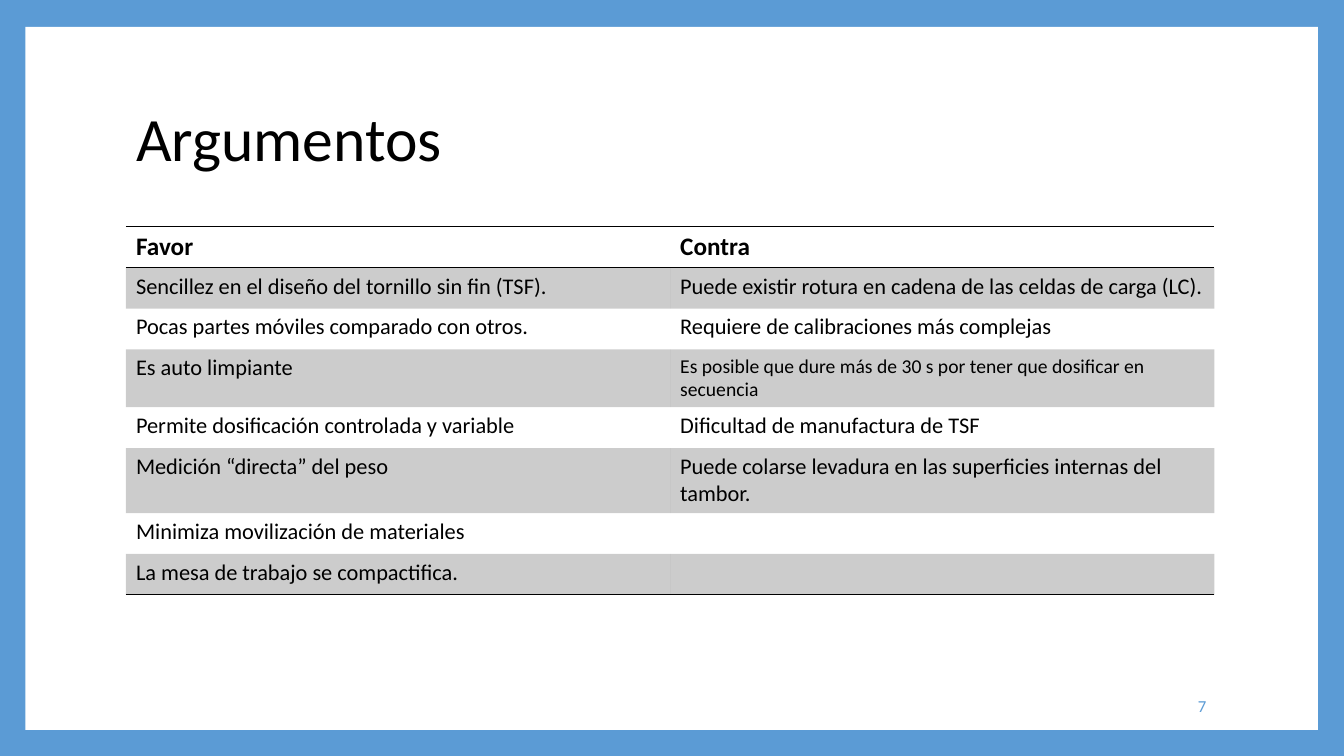
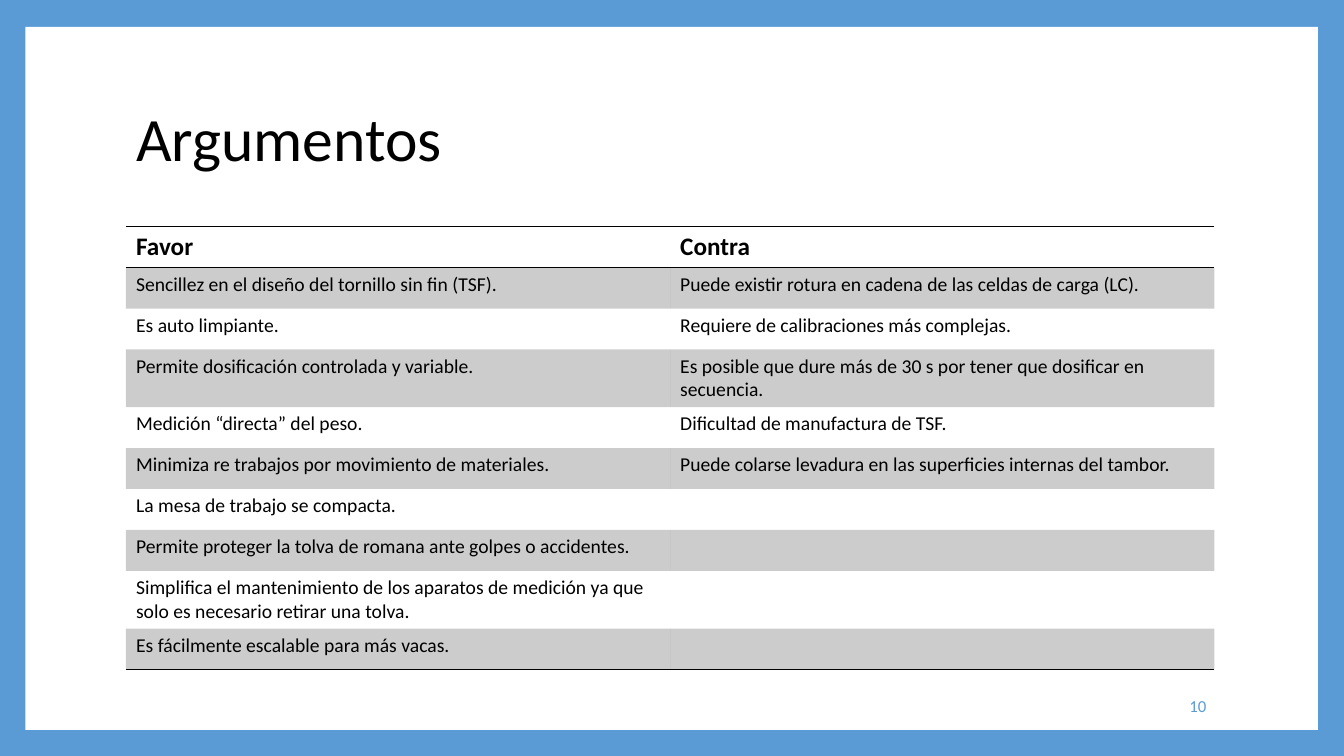
Before and after one commit to steveamena/Graduacion, a slide deck: slide 10 of Documentación/Entregables/Propuestas de solución.pptx (slide 7 before the commit). Drawn at 1344x756 pixels with LibreOffice and Linux fonts; fonts in the diff are those of the drawing. Boxes give left, top, right and bottom in pixels: in the first picture for what was removed or moved away, otherwise in the second. Text is boxed around its words. In the diff, an @@ line names an element or a change of style, - is before the commit and + after.

```diff
--- a/Documentación/Entregables/Propuestas de solución.pptx
+++ b/Documentación/Entregables/Propuestas de solución.pptx
@@ table at (126, 227, 1215, 668) @@
-row 3: Pocas partes móviles comparado con otros. | Requiere de calibraciones más complejas
-row 4: Es auto limpiante | Es posible que dure más de 30 s por tener que dosificar en secuencia
-row 5: Permite dosificación controlada y variable | Dificultad de manufactura de TSF
-row 6: Medición “directa” del peso | Puede colarse levadura en las superficies internas del tambor.
-row 7: Minimiza movilización de materiales | 
-row 8: La mesa de trabajo se compactifica. | 
+row 3: Es auto limpiante. | Requiere de calibraciones más complejas.
+row 4: Permite dosificación controlada y variable. | Es posible que dure más de 30 s por tener que dosificar en secuencia.
+row 5: Medición “directa” del peso. | Dificultad de manufactura de TSF.
+row 6: Minimiza re trabajos por movimiento de materiales. | Puede colarse levadura en las superficies internas del tambor.
+row 7: La mesa de trabajo se compacta. | 
+row 8: Permite proteger la tolva de romana ante golpes o accidentes. | 
+row 9: Simplifica el mantenimiento de los aparatos de medición ya que solo es necesario retirar una tolva. | 
+row 10: Es fácilmente escalable para más vacas. | 
@@ page number at (1189, 701, 1206, 712): text changed @@
-7
+10
```
Also in this commit, not shown: 6 other slides changed, 10 slides added, 55 other files.
